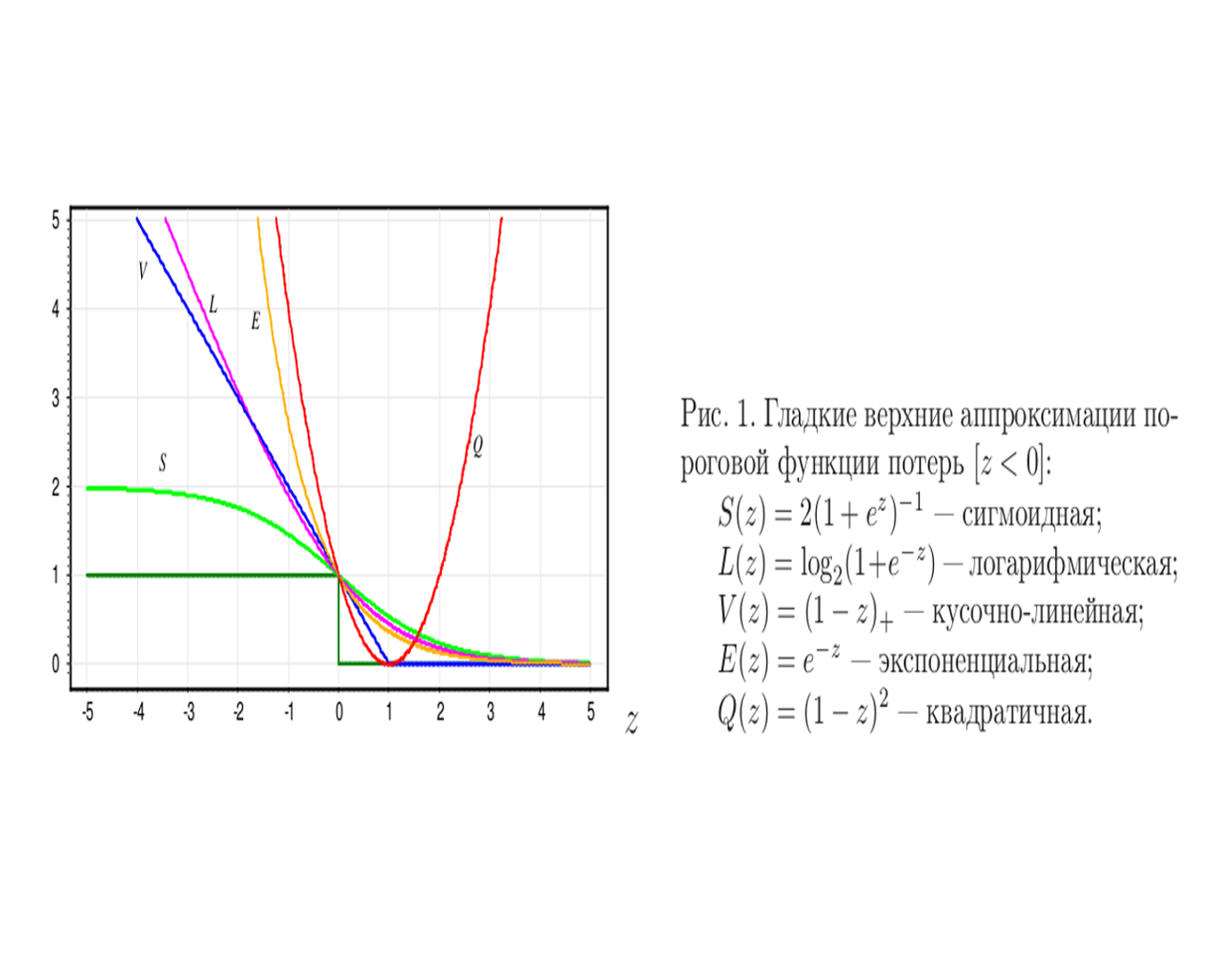
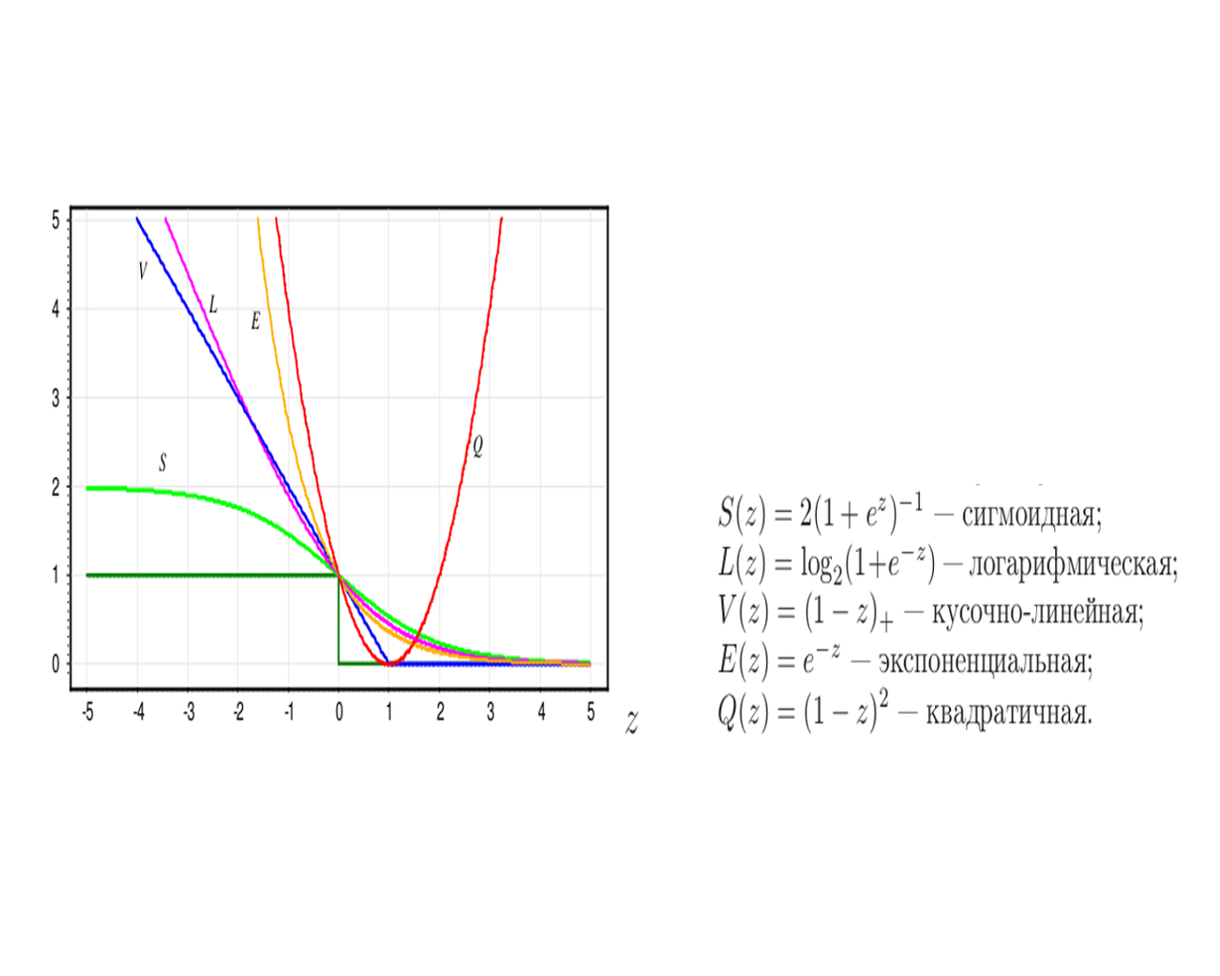
Layers edited between the first and the second 1220×976 image:
removed layer "Transformation" over [679, 396, 1180, 485]
painted on "upper_approximations.png" over [679, 396, 1179, 485]
